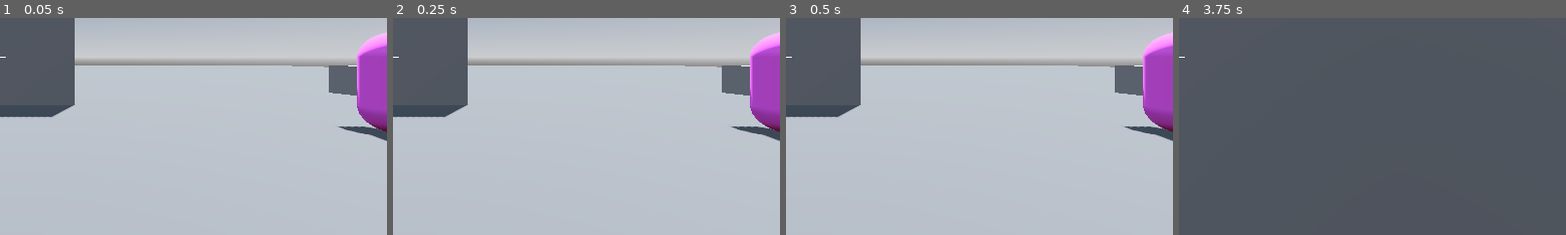
Above: before the commit, frames 1-4 (left to right).
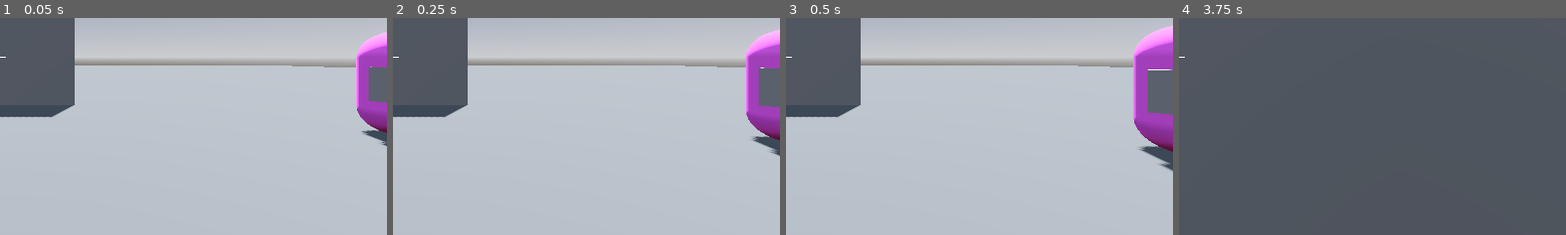
Above: after the commit, the same moments.

Repository: c-dez/playground
Game: Godot game, scene res://scenes/levels/test_level.tscn
The game is run twice, just before and just after one commit, with the same random seed, the same clock (stepped at 60 frames per second) and the same inputs.
Inputs (mouse positions are % of the whole screen's width and height, from its top left):
- Up to frame 1 (0.05 s): no input
- Up to frame 2 (0.25 s): no input
- Up to frame 3 (0.5 s): no input
- Up to frame 4 (3.75 s): move the mouse to (55, 50) at 0.52 s; hold W (forward) from 0.53 s (still down); click (55, 50) at 0.6 s; right-click (55, 50) at 0.8 s; move the mouse to (45, 50) at 1.27 s; right-click (45, 50) at 1.35 s; click (45, 50) at 1.55 s; tap Enter at 2, 3.5 s; move the mouse to (52, 48) at 2.02 s; click (52, 48) at 2.1 s; right-click (52, 48) at 2.3 s; tap Space (space) at 2.75 s; move the mouse to (49, 52) at 2.77 s; tap R (r_key) at 2.85 s; click (49, 52) at 3.05 s; move the mouse to (57, 51) at 3.52 s; right-click (57, 51) at 3.6 s
The pictures show only the part of the screen within x 50-100%, y 41-91%; the shares and areas given below are measured in that part.

The runs differ from the first frame. In frame 1, 2.2% of the frame differs, in the area x 84-100%, y 6-60%; in frame 2, 3.6%; in frame 3, 5.5%, in the area x 84-100%, y 3-71%; in frame 4, less than 0.1%.

Commit message:
anadido detect_range si esta dentro de rango persigue a jugador

Diff:
--- a/resources/character_stats.gd
+++ b/resources/character_stats.gd
@@ -6,21 +6,22 @@
 
 @export var health: int = 1
 @export var damage: int = 1
+@export var attack_range: int = 30
 
 @export var move_speed: float = 1
 @export var jump_force: float = 1
 
 @export var type: Type = 0 as Type
-
 enum Type {
     ENEMY,
     PLAYER
 }
 
 
-func take_damage(_damage_ammount:int)->void:
+
+func take_damage(_damage_ammount: int) -> void:
     health -= _damage_ammount
 
 
-func take_heal(_heal_ammount:int)->void:
+func take_heal(_heal_ammount: int) -> void:
     health += _heal_ammount
--- a/scenes/player/shooting_manager.gd
+++ b/scenes/player/shooting_manager.gd
@@ -62,7 +62,6 @@
 				if ray_cast.get_collider() is CharacterBody3D:
 					# hacer dano a target
 					target_enemy = ray_cast.get_collider()
-					# do_damage(target_enemy)
 					target_enemy.stats.take_damage(player.stats.damage)
 					#signal
 					hit_confirm.emit()
--- a/scenes/test/enemy/base_enemy.gd
+++ b/scenes/test/enemy/base_enemy.gd
@@ -6,6 +6,7 @@
 
 @export var stats: CharacterStats
 
+@export var detection_range:int = 10
 
 func _ready() -> void:
 
--- a/scenes/test/enemy/state_machine.gd
+++ b/scenes/test/enemy/state_machine.gd
@@ -2,7 +2,7 @@
 class_name StateMachine
 
 ## States wandering, chase_player
-@export var player: PlayerBody
+@export var player_reference: PlayerBody
 @onready var parent: BaseEnemy = get_parent()
 @onready var nav: NavigationAgent3D = parent.get_node("NavigationAgent3D")
 
@@ -14,16 +14,23 @@
 
 
 func _ready() -> void:
-	player = get_tree().get_first_node_in_group('player')
+	player_reference = _get_player()
 	enter(0 as STATES)
 
 
 func _physics_process(_delta: float) -> void:
 	state_machine(_delta)
 	# debug
-	if Input.is_action_just_pressed("right_mb"):
-		enter(STATES.CHASE)
+	# if Input.is_action_just_pressed("right_mb"):
+	# 	enter(STATES.CHASE)
+	detect_player()
 
+
+func detect_player():
+	if parent.global_position.distance_to(player_reference.global_position) < parent.detection_range:
+		enter(1 as STATES)
+	else:
+		enter(0 as STATES)
 
 ## Entrar a enum STATES {WANDERING,CHASE,}
 func enter(state: int = 0 as STATES) -> void:
@@ -34,17 +41,22 @@
 func state_machine(_delta) -> void:
 	match current_state:
 		0 as STATES:
+
 			pass
 
 		1 as STATES:
-			nav.set_target_position(player.global_position)
+			nav.set_target_position(player_reference.global_position)
 			var destination = nav.get_next_path_position()
 			var direction = destination - parent.global_position
 			direction = direction.normalized()
 			parent.velocity = direction * parent.stats.move_speed
-			var player_position = Vector3(player.global_position.x, parent.global_position.y, player.global_position.z)
+			var player_position = Vector3(player_reference.global_position.x, parent.global_position.y, player_reference.global_position.z)
 			parent.look_at(player_position)
 			parent.move_and_slide()
 
 		_:
 			print('no state')
+
+
+func _get_player() -> PlayerBody:
+	return get_tree().get_first_node_in_group('player')
